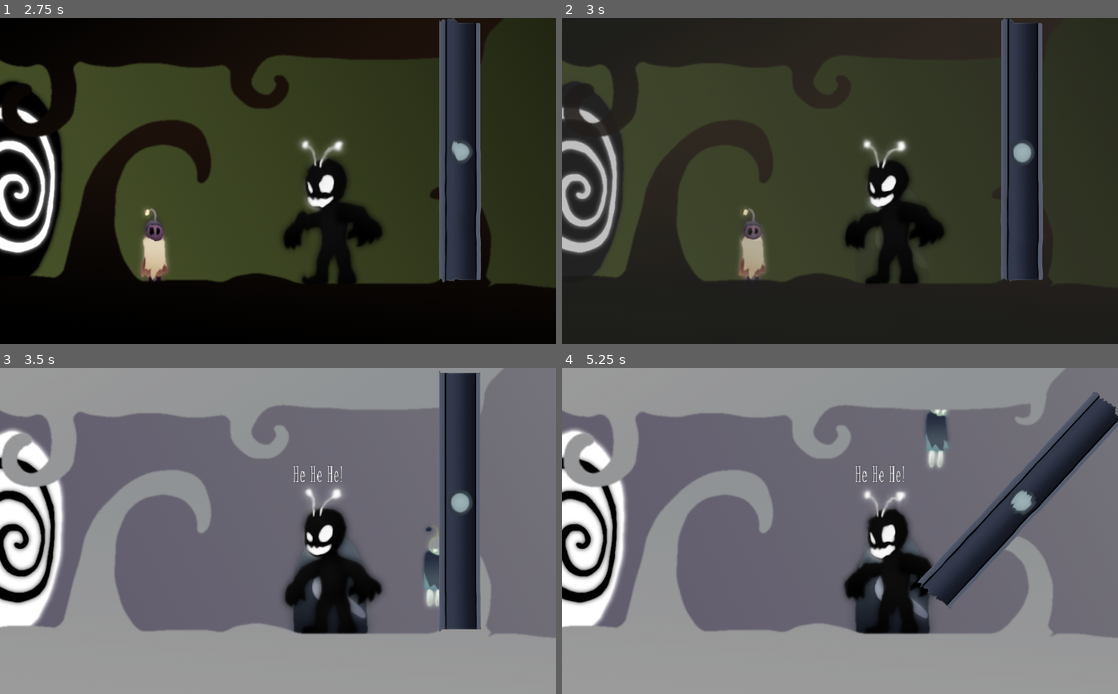
Above: before the commit, frames 1-4 (two rows, left to right).
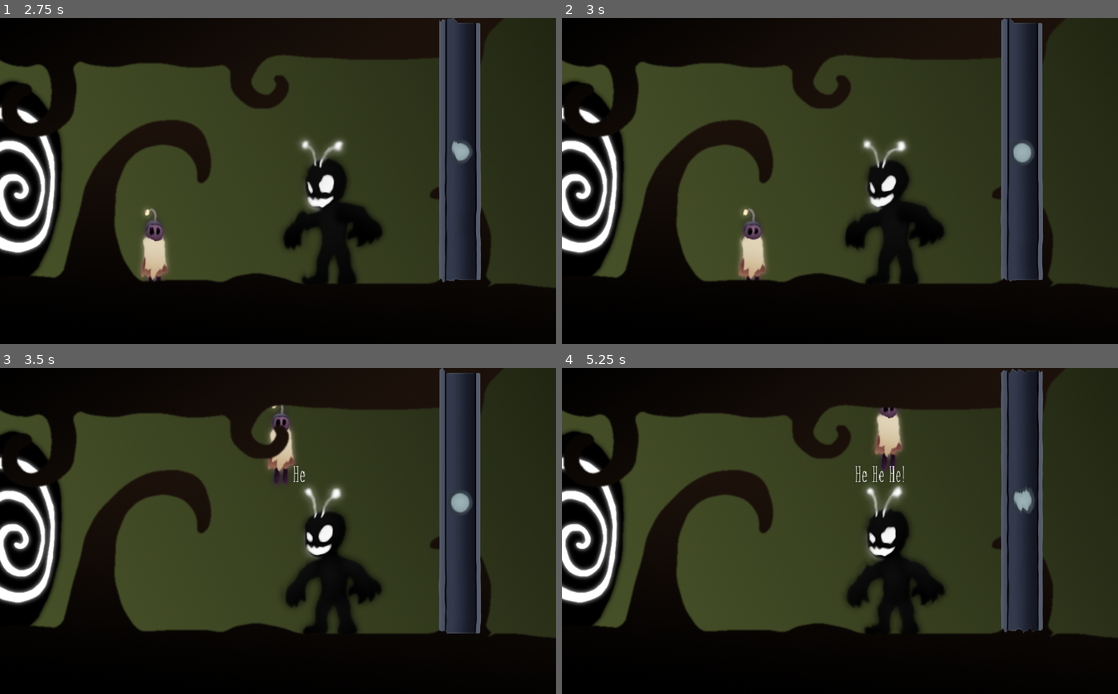
Above: after the commit, the same moments.

Repository: Dimension-Omega/misty-marshes
Game: Godot game, scene res://data/main/Main.tscn
Two runs of this game, one before a commit and one after it. Both use one fixed random seed, a clock stepped at 60 frames per second and the inputs below.
Inputs:
- Up to frame 1 (2.75 s): tap Enter (ui_accept) at 0.5 s; hold Right (right) 0.53-1.25 s; tap 1 at 0.6 s; tap Up (jump) at 0.77 s; tap 2 at 0.8 s; click "Levels" at 1.25 s; click "1" at 2 s
- Up to frame 2 (3 s): hold Right (right) from 2.78 s (still down); tap 2 at 2.85 s
- Up to frame 3 (3.5 s): keep holding Right (right); tap Up (jump) at 3.02 s; tap 5 at 3.05 s
- Up to frame 4 (5.25 s): release Right (right) at 3.53 s; hold A (left) 3.53-4.28 s; tap 5 at 3.6 s; tap 6 at 3.8, 4.35 s; hold Right (right) from 4.28 s (still down); tap Up (jump) at 4.52 s; tap I at 4.55, 5.1 s

Frame 1 is identical in both runs. In frame 2, 32% of the frame differs, in the area x 0-100%, y 0-100%; in frame 3, 91%; in frame 4, 96%.

Commit message:
Removed debug shortcuts

Diff:
--- a/data/main/Main.gd
+++ b/data/main/Main.gd
@@ -73,20 +73,20 @@
 		$UILayer.add_child(gameMenu)
 
 
-func _unhandled_key_input(event: InputEventKey) -> void:
-	if event.echo or not event.pressed: return
-	if event.scancode == KEY_1:
-		set_world('black')
-	elif event.scancode == KEY_2:
-		set_world('white')
-	elif event.scancode == KEY_5:
-		Engine.time_scale = 3.0
-	elif event.scancode == KEY_6:
-		Engine.time_scale = 1
-	elif event.scancode == KEY_I:
-		get_tree().call_group('interactable', 'interact')
-	elif event.scancode == KEY_0:
-		set_world('white' if world_color == 'black' else 'black')
+#func _unhandled_key_input(event: InputEventKey) -> void:
+#	if event.echo or not event.pressed: return
+#	if event.scancode == KEY_1:
+#		set_world('black')
+#	elif event.scancode == KEY_2:
+#		set_world('white')
+#	elif event.scancode == KEY_5:
+#		Engine.time_scale = 3.0
+#	elif event.scancode == KEY_6:
+#		Engine.time_scale = 1
+#	elif event.scancode == KEY_I:
+#		get_tree().call_group('interactable', 'interact')
+#	elif event.scancode == KEY_0:
+#		set_world('white' if world_color == 'black' else 'black')
 
 func set_world(color: String) -> void:
 	assert(color in ['white', 'black'])
